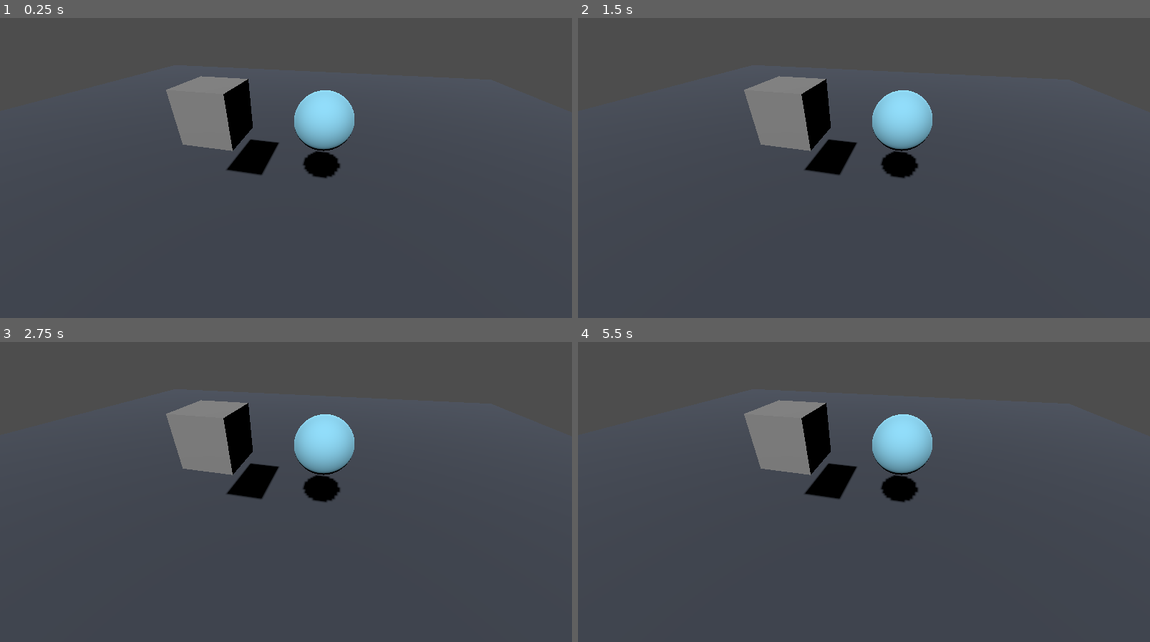
Above: before the commit, frames 1-4 (two rows, left to right).
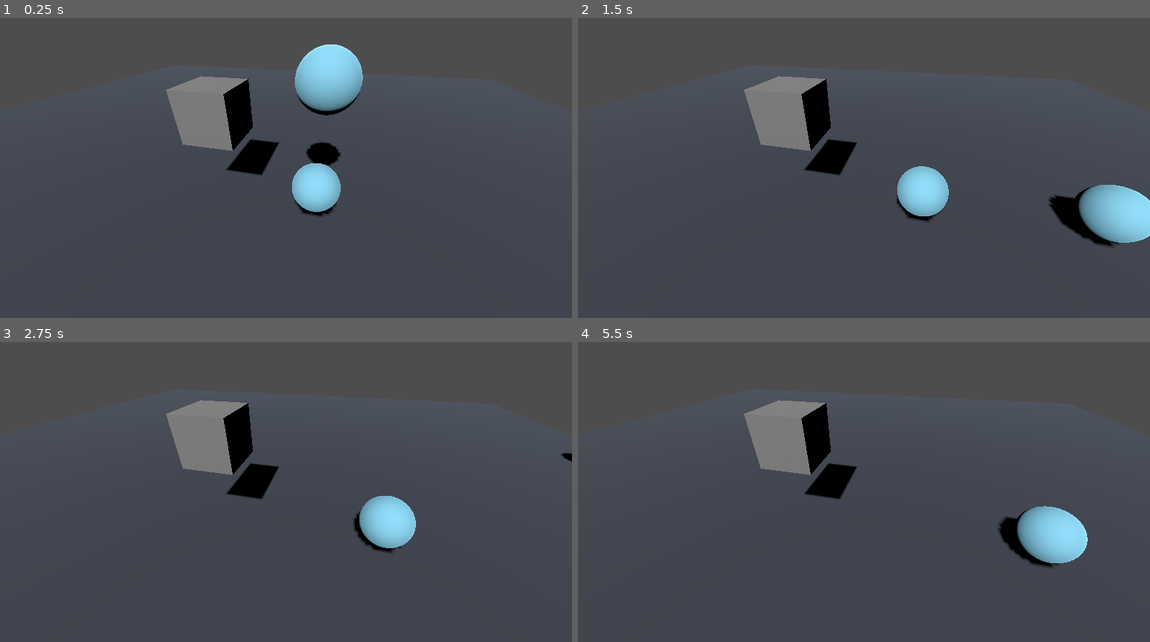
Above: after the commit, the same moments.

Repository: XnoahR/3DGodot
Game: Godot game, scene res://Scenes/Scene07/physics.tscn
The game is run twice, just before and just after one commit, with the same random seed, the same clock (stepped at 60 frames per second) and the same inputs. This scene is started directly instead of the project's main scene.
Inputs:
- Up to frame 1 (0.25 s): no input
- Up to frame 2 (1.5 s): hold Right (ui_right) 0.53-1.28 s; hold Down (ui_down) from 1.28 s (still down)
- Up to frame 3 (2.75 s): release Down (ui_down) at 2.03 s; hold Right (ui_right) from 2.03 s (still down)
- Up to frame 4 (5.5 s): release Right (ui_right) at 2.78 s; hold Up (ui_up) 2.78-3.53 s; hold Left (ui_left) 3.53-5.03 s; hold Down (ui_down) from 5.03 s (still down)

The runs differ from the first frame. In frame 1, 4.7% of the frame differs, in the area x 51-64%, y 8-67%; in frame 2, 6.0%, in the area x 51-100%, y 24-77%; in frame 3, 3.7%; in frame 4, 4.4%.

Commit message:
C8 - Signal, Collision, Force, Impulse

Diff:
--- /dev/null
+++ b/Scenes/Scene07/ball.gd
@@ -0,0 +1,23 @@
+extends RigidBody3D
+
+
+func _physics_process(delta):
+	if(Input.is_action_pressed("ui_left")):
+		apply_central_impulse(Vector3(-15*delta,0,0))
+	if(Input.is_action_pressed("ui_right")):
+		apply_central_impulse(Vector3(15*delta,0,0))
+	if(Input.is_action_pressed("ui_up")):
+		apply_central_force(Vector3(0,0,15))
+	if(Input.is_action_pressed("ui_down")):
+		apply_central_force(Vector3(0,0,-15))
+
+	pass
+
+func _on_rigid_body_3d_2_body_entered(body):
+	print("yo")
+	pass # Replace with function body.
+
+
+func _on_body_entered(body):
+	print(body.name)
+	pass # Replace with function body.
--- a/Scenes/Scene07/physics.tscn
+++ b/Scenes/Scene07/physics.tscn
@@ -1,4 +1,6 @@
-[gd_scene load_steps=10 format=3 uid="uid://bq2lek8hwnndf"]
+[gd_scene load_steps=11 format=3 uid="uid://bq2lek8hwnndf"]
+
+[ext_resource type="Script" path="res://Scenes/Scene07/ball.gd" id="1_kqa86"]
 
 [sub_resource type="PhysicsMaterial" id="PhysicsMaterial_gh5tv"]
 
@@ -41,14 +43,28 @@
 shape = SubResource("BoxShape3D_copul")
 
 [node name="RigidBody3D" type="RigidBody3D" parent="."]
-transform = Transform3D(1, 0, 0, 0, 1, 0, 0, 0, 1, 2, 2, 2)
-freeze = true
+transform = Transform3D(1, 0, 0, 0, 1, 0, 0, 0, 1, 2, 2.91194, 2)
+max_contacts_reported = 2
+contact_monitor = true
+linear_damp = 1.0
+angular_damp = 1.0
+script = ExtResource("1_kqa86")
 
 [node name="Bola" type="MeshInstance3D" parent="RigidBody3D"]
 mesh = SubResource("SphereMesh_lwmuo")
 skeleton = NodePath("../..")
 
 [node name="CollisionShape3D" type="CollisionShape3D" parent="RigidBody3D"]
+shape = SubResource("SphereShape3D_waesd")
+
+[node name="RigidBody3D2" type="RigidBody3D" parent="."]
+transform = Transform3D(1, 0, 0, 0, 1, 0, 0, 0, 1, 1.98394, 0.813764, 2)
+
+[node name="Bola" type="MeshInstance3D" parent="RigidBody3D2"]
+mesh = SubResource("SphereMesh_lwmuo")
+skeleton = NodePath("../..")
+
+[node name="CollisionShape3D" type="CollisionShape3D" parent="RigidBody3D2"]
 shape = SubResource("SphereShape3D_waesd")
 
 [node name="Camera3D" type="Camera3D" parent="."]
@@ -63,3 +79,6 @@
 
 [node name="CollisionShape3D" type="CollisionShape3D" parent="CharacterBody3D"]
 shape = SubResource("BoxShape3D_806xd")
+
+[connection signal="body_entered" from="RigidBody3D" to="RigidBody3D" method="_on_body_entered"]
+[connection signal="body_entered" from="RigidBody3D2" to="RigidBody3D" method="_on_rigid_body_3d_2_body_entered"]
